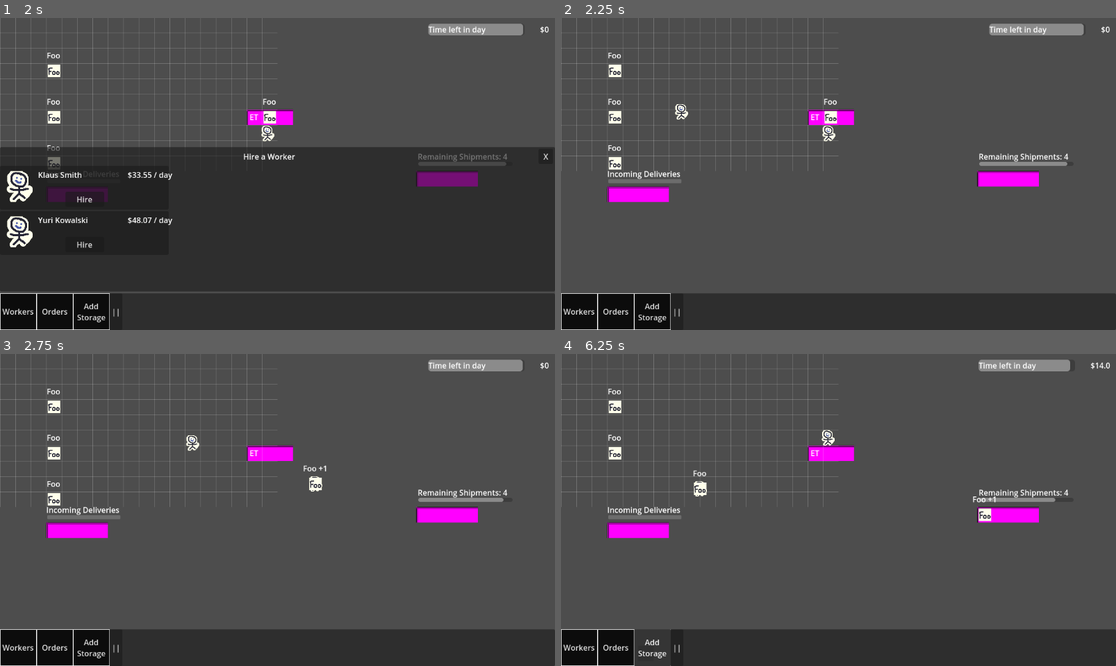
Above: before the commit, frames 1-4 (two rows, left to right).
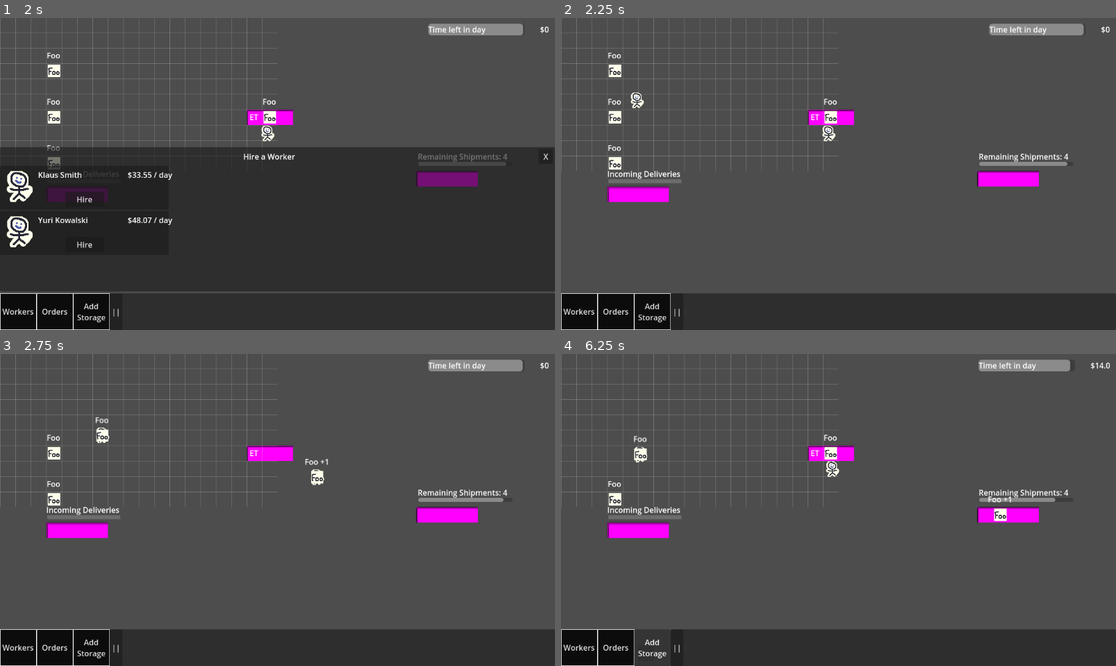
Above: after the commit, the same moments.

Repository: wpuerner/fantasy_factory
Game: Godot game, scene res://scenes/main.tscn
Same seed, same stepped clock (60 frames per second), same inputs: the game is played once before the commit and once after it.
Inputs:
- Up to frame 1 (2 s): click "Workers" at 0.5 s; click "Hire New Worker" at 1.25 s
- Up to frame 2 (2.25 s): click "Hire" at 2 s
- Up to frame 3 (2.75 s): no input
- Up to frame 4 (6.25 s): click "Orders" at 2.75 s; click "<" at 3.5 s; click ">" at 4.25 s; click "Order" at 5 s; click "Add Storage" at 5.75 s

Frame 1 is identical in both runs. In frame 2, 0.2% of the frame differs, in the area x 12-23%, y 23-33%; in frame 3, 0.5%; in frame 4, 1.2%, in the area x 8-82%, y 11-54%.
Error before the commit: Invalid call. Nonexistent function 'queue_free' in base 'Nil'. (res://scenes/enchanting_table/enchanting_table.gd:26)

Commit message:
fix bugs with carry task; refactor reservations into work and carry tasks

Diff:
--- /dev/null
+++ b/resources/reservation/reservation_resource.gd
@@ -0,0 +1,35 @@
+class_name ReservationResource extends Resource
+
+var _reservations: Dictionary = {}  # Object -> Node2D (worker)
+
+
+func reserve(obj: Object, worker: Node2D) -> bool:
+	if is_reserved_by_other(obj, worker):
+		return false
+	_reservations[obj] = worker
+	return true
+
+
+func release(obj: Object, worker: Node2D) -> void:
+	if _reservations.get(obj) == worker:
+		_reservations.erase(obj)
+
+
+func release_all(worker: Node2D) -> void:
+	for obj: Object in _reservations.keys():
+		if _reservations[obj] == worker:
+			_reservations.erase(obj)
+
+
+func is_reserved(obj: Object) -> bool:
+	var reserver: Node2D = _reservations.get(obj)
+	return is_instance_valid(reserver)
+
+
+func is_reserved_by(obj: Object, worker: Node2D) -> bool:
+	return _reservations.get(obj) == worker
+
+
+func is_reserved_by_other(obj: Object, worker: Node2D) -> bool:
+	var reserver: Node2D = _reservations.get(obj)
+	return is_instance_valid(reserver) and reserver != worker
--- /dev/null
+++ b/resources/reservation/reservation_resource.tres
@@ -0,0 +1,6 @@
+[gd_resource type="Resource" script_class="ReservationResource" load_steps=2 format=3 uid="uid://c7r8v2k4jfyq9"]
+
+[ext_resource type="Script" path="res://resources/reservation/reservation_resource.gd" id="1_script"]
+
+[resource]
+script = ExtResource("1_script")
--- a/resources/worktables/worktables_resource.gd
+++ b/resources/worktables/worktables_resource.gd
@@ -1,4 +1,4 @@
-extends Resource
+class_name WorktablesResource extends Resource
 
 var enchanting_tables: Array[Node2D]
 
--- a/scenes/behaviors/task/carry/carry_task_behavior.gd
+++ b/scenes/behaviors/task/carry/carry_task_behavior.gd
@@ -4,35 +4,80 @@
 
 const INVALID_DESTINATION: Vector2 = Vector2(-100, -100)
 
-var grid_resource = preload("res://resources/grid/grid_resource.tres")
+var grid_resource: GridResource = preload("res://resources/grid/grid_resource.tres")
+var reservation_resource: ReservationResource = preload("res://resources/reservation/reservation_resource.tres")
 var from_node
 var to_node
 var held_item: Item
 var state: State = State.WAITING
 
+var _reserved_from
+var _reserved_to
+var _reserved_item: Item
+
 enum State {WAITING, PICKING_UP, DROPPING_OFF}
 
-func start(from, to):
+
+func start(from, to) -> bool:
+	var worker: Node2D = get_parent()
+
+	if not reservation_resource.reserve(from, worker):
+		return false
+	_reserved_from = from
+
+	if not reservation_resource.reserve(to, worker):
+		reservation_resource.release(_reserved_from, worker)
+		_reserved_from = null
+		return false
+	_reserved_to = to
+
 	from_node = from
 	to_node = to
-	print_debug("Starting carry task behavior.")
-	navigation_agent.target_position = grid_resource.get_adjacent_open_cell_position(from_node, get_parent())
+	navigation_agent.target_position = grid_resource.get_adjacent_open_cell_position(from_node, worker)
 	state = State.PICKING_UP
+	return true
 
-func _physics_process(_delta):
+
+func _abort() -> void:
+	_release_all()
+	state = State.WAITING
+	abort.emit()
+
+
+func _release_all() -> void:
+	var worker: Node2D = get_parent()
+	if _reserved_item:
+		reservation_resource.release(_reserved_item, worker)
+		_reserved_item = null
+	if _reserved_from:
+		reservation_resource.release(_reserved_from, worker)
+		_reserved_from = null
+	if _reserved_to:
+		reservation_resource.release(_reserved_to, worker)
+		_reserved_to = null
+
+
+func _physics_process(_delta: float) -> void:
 	if state == State.PICKING_UP:
 		if navigation_agent.is_target_reached():
 			held_item = from_node.pop_item()
+			if !is_instance_valid(held_item):
+				_abort()
+				return
+			# Reserve the item now that we hold it
+			reservation_resource.reserve(held_item, get_parent())
+			_reserved_item = held_item
 			navigation_agent.target_position = grid_resource.get_adjacent_open_cell_position(to_node, get_parent())
 			state = State.DROPPING_OFF
 	elif state == State.DROPPING_OFF:
 		if !is_instance_valid(held_item):
-			state = State.WAITING
+			_abort()
 			return
 		held_item.global_position = get_parent().global_position
 		if navigation_agent.is_target_reached():
 			to_node.drop_item(held_item)
 			held_item = null
+			_release_all()
 			state = State.WAITING
 			to_node = null
 			from_node = null
--- a/scenes/behaviors/task/enchant/enchant_task_behavior.gd
+++ b/scenes/behaviors/task/enchant/enchant_task_behavior.gd
@@ -1,18 +1,19 @@
 extends TaskBehavior
 
 @export var work_task_behavior: TaskBehavior
+@export var worktables_resource: WorktablesResource
 
-@onready var parent = get_parent()
-@onready var worktables_resource = preload("res://resources/worktables/worktables_resource.tres")
 
-func start():
-	var enchanting_tables = worktables_resource.get_enchanting_tables()
-	for enchanting_table in enchanting_tables:
-		if enchanting_table.has_ticket():
-			work_task_behavior.work_node = enchanting_table
-			return work_task_behavior.start()
+func start() -> bool:
+	var enchanting_tables: Array = worktables_resource.get_enchanting_tables()
+	for enchanting_table: Node2D in enchanting_tables:
+		if not enchanting_table.has_ticket():
+			continue
+		work_task_behavior.work_node = enchanting_table
+		if work_task_behavior.start():
+			return true
 	return false
 
 
-func _on_work_task_behavior_complete():
+func _on_work_task_behavior_complete() -> void:
 	complete.emit()
--- a/scenes/behaviors/task/haul/haul_task_behavior.gd
+++ b/scenes/behaviors/task/haul/haul_task_behavior.gd
@@ -2,14 +2,12 @@
 
 @export var navigation_agent: NavigationAgent2D
 @export var carry_task_behavior: TaskBehavior
-
-var grid_resource: GridResource = preload("res://resources/grid/grid_resource.tres")
-var storage_areas_resource: StorageAreasResource = preload("res://resources/storage_areas/storage_areas_resource.tres")
-var item_resource: ItemResource = preload("res://resources/item/item_resource.tres")
+@export var grid_resource: GridResource
+@export var storage_areas_resource: StorageAreasResource
+@export var item_resource: ItemResource
+@export var reservation_resource: ReservationResource
 
 var state: State = State.IDLE
-var _source_cell
-var _target_cell
 
 enum State {IDLE, HAULING}
 
@@ -18,18 +16,19 @@
 	if state != State.IDLE:
 		return false
 
-	var haul_job: Dictionary = _find_haul_job()
+	var worker: Node2D = get_parent()
+	var haul_job: Dictionary = _find_haul_job(worker)
 	if haul_job.is_empty():
 		return false
 
-	_source_cell = haul_job.source
-	_target_cell = haul_job.target
-	carry_task_behavior.start(_source_cell, _target_cell)
+	if not carry_task_behavior.start(haul_job.source, haul_job.target):
+		return false
+
 	state = State.HAULING
 	return true
 
 
-func _find_haul_job() -> Dictionary:
+func _find_haul_job(worker: Node2D) -> Dictionary:
 	var sorted_areas: Array = storage_areas_resource.storage_areas.duplicate()
 	sorted_areas.sort_custom(func(a: StorageArea, b: StorageArea): return a.priority < b.priority)
 
@@ -41,29 +40,49 @@
 	for item: Item in item_resource.items:
 		if not is_instance_valid(item):
 			continue
+		if reservation_resource.is_reserved_by_other(item, worker):
+			continue
 
 		var cell: GridResource.Cell = grid_resource.get_cell_for_node(item)
 		var current_object = cell.object
 
 		if current_object is StorageArea.StorageAreaCell:
 			# Item is in a storage area — move to a strictly higher-priority area
+			if reservation_resource.is_reserved_by_other(current_object, worker):
+				continue
+
 			var current_area: StorageArea = current_object.storage_area
 			for area: StorageArea in sorted_areas:
 				if area == current_area:
 					continue
 				if area.priority < current_area.priority:
-					var open_cell: StorageArea.StorageAreaCell = area.get_open_storage_cell()
+					var open_cell: StorageArea.StorageAreaCell = _find_open_cell_in_area(area, worker)
 					if open_cell != null:
 						return {"source": current_object, "target": open_cell}
 		else:
 			# Item is loose on the grid — move to the highest-priority storage area
-			var open_cell: StorageArea.StorageAreaCell = best_area.get_open_storage_cell()
+			if reservation_resource.is_reserved_by_other(cell, worker):
+				continue
+
+			var open_cell: StorageArea.StorageAreaCell = _find_open_cell_in_area(best_area, worker)
 			if open_cell != null:
 				return {"source": cell, "target": open_cell}
 
 	return {}
 
 
+func _find_open_cell_in_area(area: StorageArea, worker: Node2D) -> StorageArea.StorageAreaCell:
+	for cell: StorageArea.StorageAreaCell in area.storage_cells:
+		if cell.is_open() and not reservation_resource.is_reserved_by_other(cell, worker):
+			return cell
+	return null
+
+
 func _on_carry_task_behavior_complete() -> void:
 	state = State.IDLE
 	complete.emit()
+
+
+func _on_carry_task_behavior_abort() -> void:
+	state = State.IDLE
+	abort.emit()
--- a/scenes/behaviors/task/work/work_task_behavior.gd
+++ b/scenes/behaviors/task/work/work_task_behavior.gd
@@ -4,33 +4,56 @@
 @export var carry_task_behavior: TaskBehavior
 
 var work_node: Node2D
-var grid_resource = preload("res://resources/grid/grid_resource.tres")
-var storage_areas_resource = preload("res://resources/storage_areas/storage_areas_resource.tres")
+var grid_resource: GridResource = preload("res://resources/grid/grid_resource.tres")
+var storage_areas_resource: StorageAreasResource = preload("res://resources/storage_areas/storage_areas_resource.tres")
+var reservation_resource: ReservationResource = preload("res://resources/reservation/reservation_resource.tres")
 var state: State = State.WAITING
 var work_cooldown_ticks: int = 0
+var _reserved_work_node: Node2D
 
 enum State {WAITING, GATHERING_INPUTS, GOING_TO_WORK, WORKING, STORING_OUTPUTS}
 
 const MAX_WORK_COOLDOWN_TICKS: int = 4
 
-func start():
+
+func start() -> bool:
 	if !work_node:
 		return false
 
+	var worker: Node2D = get_parent()
+
+	# Reserve the work table for the full duration of this task
+	if not reservation_resource.reserve(work_node, worker):
+		return false
+	_reserved_work_node = work_node
+
 	if work_node.can_work():
-		navigation_agent.target_position = grid_resource.get_adjacent_open_cell_position(work_node, get_parent())
+		navigation_agent.target_position = grid_resource.get_adjacent_open_cell_position(work_node, worker)
 		state = State.GOING_TO_WORK
 		return true
 
-	var input_item = grid_resource.find_nearest_item(work_node.get_input_item_name(), get_parent().global_position)
+	var input_item: Item = grid_resource.find_nearest_item(work_node.get_input_item_name(), worker.global_position)
 	if is_instance_valid(input_item):
-		carry_task_behavior.start(grid_resource.get_cell_for_node(input_item), work_node)
+		if reservation_resource.is_reserved_by_other(input_item, worker):
+			_release_work_node(worker)
+			return false
+		if not carry_task_behavior.start(grid_resource.get_cell_for_node(input_item), work_node):
+			_release_work_node(worker)
+			return false
 		state = State.GATHERING_INPUTS
 		return true
 
+	_release_work_node(worker)
 	return false
 
-func _physics_process(_delta):
+
+func _release_work_node(worker: Node2D) -> void:
+	if _reserved_work_node:
+		reservation_resource.release(_reserved_work_node, worker)
+		_reserved_work_node = null
+
+
+func _physics_process(_delta: float) -> void:
 	if state == State.GOING_TO_WORK:
 		if navigation_agent.is_navigation_finished():
 			work_node.complete.connect(_on_work_complete)
@@ -42,18 +65,41 @@
 		else:
 			work_cooldown_ticks -= 1
 
-func _on_work_complete():
+
+func _on_work_complete() -> void:
 	work_node.complete.disconnect(_on_work_complete)
-	var storage_cell = storage_areas_resource.get_open_storage_cell()
+	var worker: Node2D = get_parent()
+
+	var storage_cell = _find_available_storage_cell(worker)
 	if storage_cell == null:
-		storage_cell = grid_resource.find_nearest_open_cell(get_parent().global_position)
-	carry_task_behavior.start(work_node, storage_cell)
+		storage_cell = grid_resource.find_nearest_open_cell(worker.global_position)
+
+	if not carry_task_behavior.start(work_node, storage_cell):
+		# Couldn't start carry — release table so another worker can handle output
+		_release_work_node(worker)
+		work_node = null
+		state = State.WAITING
+		complete.emit()
+		return
+
 	work_node = null
 	state = State.STORING_OUTPUTS
 
-func _on_carry_task_behavior_complete():
+
+func _find_available_storage_cell(worker: Node2D):
+	var sorted_areas: Array = storage_areas_resource.storage_areas.duplicate()
+	sorted_areas.sort_custom(func(a: StorageArea, b: StorageArea): return a.priority < b.priority)
+	for area: StorageArea in sorted_areas:
+		for cell: StorageArea.StorageAreaCell in area.storage_cells:
+			if cell.is_open() and not reservation_resource.is_reserved_by_other(cell, worker):
+				return cell
+	return null
+
+
+func _on_carry_task_behavior_complete() -> void:
 	if state == State.GATHERING_INPUTS:
 		start()
 	elif state == State.STORING_OUTPUTS:
+		_release_work_node(get_parent())
 		state = State.WAITING
 		complete.emit()
--- a/scenes/worker/worker.tscn
+++ b/scenes/worker/worker.tscn
@@ -7,6 +7,11 @@
 [ext_resource type="PackedScene" uid="uid://cscms2712e6vu" path="res://scenes/behaviors/task/work/work_task_behavior.tscn" id="3_nupkf"]
 [ext_resource type="PackedScene" uid="uid://b3c5p0vxn17lj" path="res://scenes/behaviors/task/carry/carry_task_behavior.tscn" id="4_md8yx"]
 [ext_resource type="PackedScene" uid="uid://c2dmv8q1k5n7x" path="res://scenes/behaviors/task/haul/haul_task_behavior.tscn" id="5_haul"]
+[ext_resource type="Resource" uid="uid://50wajk2vh138" path="res://resources/worktables/worktables_resource.tres" id="5_ock52"]
+[ext_resource type="Resource" uid="uid://cf2sb0kqcfn1t" path="res://resources/grid/grid_resource.tres" id="8_fc042"]
+[ext_resource type="Resource" uid="uid://dv5o38x763sgx" path="res://resources/storage_areas/storage_areas_resource.tres" id="9_ock52"]
+[ext_resource type="Resource" uid="uid://duwmbn6tgc77d" path="res://resources/item/item_resource.tres" id="10_8hyuv"]
+[ext_resource type="Resource" uid="uid://c7r8v2k4jfyra" path="res://resources/reservation/reservation_resource.tres" id="11_304bw"]
 
 [sub_resource type="CircleShape2D" id="CircleShape2D_qsiq5"]
 radius = 14.0
@@ -32,6 +37,7 @@
 
 [node name="EnchantTaskBehavior" parent="." node_paths=PackedStringArray("work_task_behavior") instance=ExtResource("3_md8yx")]
 work_task_behavior = NodePath("../WorkTaskBehavior")
+worktables_resource = ExtResource("5_ock52")
 
 [node name="WorkTaskBehavior" parent="." node_paths=PackedStringArray("navigation_agent", "carry_task_behavior") instance=ExtResource("3_nupkf")]
 navigation_agent = NodePath("../NavigationAgent2D")
@@ -43,11 +49,17 @@
 [node name="HaulTaskBehavior" parent="." node_paths=PackedStringArray("navigation_agent", "carry_task_behavior") instance=ExtResource("5_haul")]
 navigation_agent = NodePath("../NavigationAgent2D")
 carry_task_behavior = NodePath("../CarryTaskBehavior")
+grid_resource = ExtResource("8_fc042")
+storage_areas_resource = ExtResource("9_ock52")
+item_resource = ExtResource("10_8hyuv")
+reservation_resource = ExtResource("11_304bw")
 
 [connection signal="input_event" from="Area2D" to="." method="_on_area_2d_input_event"]
 [connection signal="abort" from="EnchantTaskBehavior" to="." method="_on_enchant_task_behavior_abort"]
 [connection signal="complete" from="EnchantTaskBehavior" to="." method="_on_enchant_task_behavior_complete"]
 [connection signal="complete" from="WorkTaskBehavior" to="EnchantTaskBehavior" method="_on_work_task_behavior_complete"]
+[connection signal="abort" from="CarryTaskBehavior" to="WorkTaskBehavior" method="_on_carry_task_behavior_abort"]
+[connection signal="abort" from="CarryTaskBehavior" to="HaulTaskBehavior" method="_on_carry_task_behavior_abort"]
 [connection signal="complete" from="CarryTaskBehavior" to="WorkTaskBehavior" method="_on_carry_task_behavior_complete"]
 [connection signal="complete" from="CarryTaskBehavior" to="HaulTaskBehavior" method="_on_carry_task_behavior_complete"]
 [connection signal="abort" from="HaulTaskBehavior" to="." method="_on_haul_task_behavior_abort"]
Not shown, added: resources/reservation/reservation_resource.gd.uid
Not shown: 1 places in scenes/worker/worker.tscn that only renumber resources
